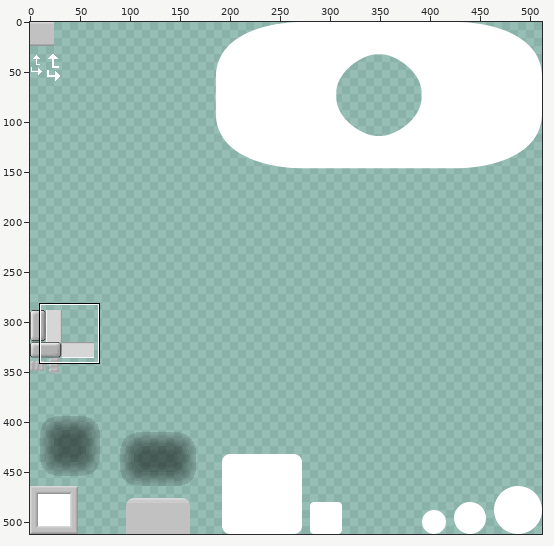
Two states of a sprite sheet, sys/data/desktop/desktopGfx.png. The picture above shows the old version from afar; the outline marks the close-up.
Close-up. Before:
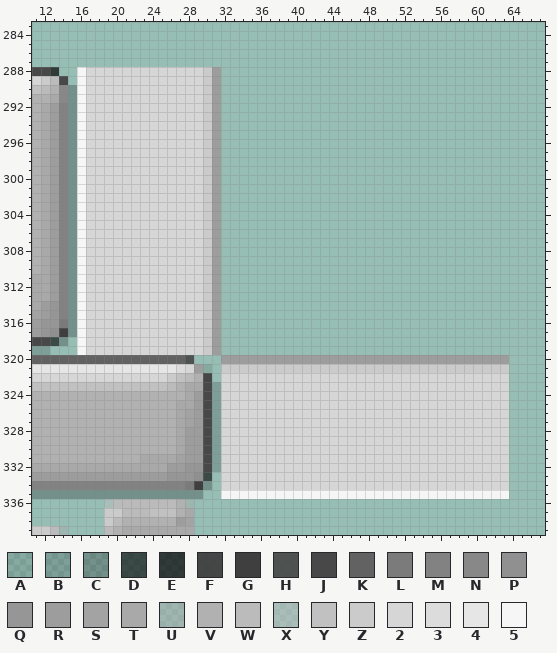
The file is 512x512 pixels. Pixels under 10% opacity are left out. Colours within 5 levels of each other are drawn and written as one. Shown: x 11..67, y 283..339.
Palette (. is transparent): A #0000001c  B #00000029  C #0000003c  D #0303039e  E #080808b8  F #3d3d3deb  G #3f3f3f  H #464646e4  J #484848  K #626262  L #7a7b7a  M #828282  N #888888  P #909090  Q #969696  R #9d9d9d  S #a2a3a2  T #a9a9a9  U #aaaaaa78  V #b1b1b1  W #bbbbbb  X #bfbfbf78  Y #c1c1c1  Z #cbcbcb  2 #d6d6d6  3 #dbdcdb  4 #e6e6e6  5 #f6f6f6
Pixels before (only the part around the change), first column x 11:
283 .........................................................
284 .........................................................
285 .........................................................
286 .........................................................
287 .........................................................
288 JJE..52222222222222ZR....................................
289 2ZWJ.52222222222222ZR....................................
290 YWVNC52222222222222ZR....................................
291 VVTNC52222222222222ZR....................................
292 VTRMC52222222222222ZR....................................
293 VTRMC52222222222222ZR....................................
294 VTRMC52222222222222ZR....................................
295 VTRMC52222222222222ZR....................................
296 VTRMC52222222222222ZR....................................
297 VTRMC52222222222222ZR....................................
298 VTRMC52222222222222ZR....................................
299 VTRMC52222222222222ZR....................................
300 VTRMC52222222222222ZR....................................
301 VTRMC52222222222222ZR....................................
302 VTRMC52222222222222ZR....................................
303 VTRMC52222222222222ZR....................................
304 VTRMC52222222222222ZR....................................
305 VTRMC52222222222222ZR....................................
306 VTRMC52222222222222ZR....................................
307 VTRMC52222222222222ZR....................................
308 VTRMC52222222222222ZR....................................
309 VTRMC52222222222222ZR....................................
310 VTRMC52222222222222ZR....................................
311 TTRMC52222222222222ZR....................................
312 TTRMC52222222222222ZR....................................
313 TTRMC52222222222222ZR....................................
314 TRQMC52222222222222ZR....................................
315 SRQMC52222222222222ZR....................................
316 RQQLC52222222222222ZR....................................
317 RQPGC52222222222222ZR....................................
318 JJDC.52222222222222ZR....................................
319 BB...52222222222222ZR....................................
320 KKKKKKKKKKKKKKKKKH...RRRRRRRRRRRRRRRRRRRRRRRRRRRRRRRR....
321 444444444444444432RA.ZZZZZZZZZZZZZZZZZZZZZZZZZZZZZZZZ....
322 222222222222222ZYWVF.22222222222222222222222222222222....
323 YYYYYYYYYYYYYYYWVTTJB22222222222222222222222222222222....
324 VVVVVVVVVVVVVVVVVTRJB22222222222222222222222222222222....
325 VVVVVVVVVVVVVVVVTTRJB22222222222222222222222222222222....
326 VVVVVVVVVVVVVVVVTSRJB22222222222222222222222222222222....
327 VVVVVVVVVVVVVVVVTSRJB22222222222222222222222222222222....
328 VVVVVVVVVVVVVVVVTRRJB22222222222222222222222222222222....
329 VVVVVVVVVVVVVVVVTRRJB22222222222222222222222222222222....
330 VVVVVVVVVVVVVVVVTRRJB22222222222222222222222222222222....
331 VVVVVVVVVVVVTTTTSRRJB22222222222222222222222222222222....
332 TTTTTTTTTTTTTTTRRQQJB22222222222222222222222222222222....
333 RRRRRRRRRRRRRRRQQQPD.22222222222222222222222222222222....
334 MMMMMMMMMMMMMMMMMLGC.22222222222222222222222222222222....
335 CCCCCCCCCCCCCCCCCCC..55555555555555555555555555555555....
336 ........XWWWWWWWVU.......................................
337 ........ZZWWWYYYVT.......................................
338 ........ZWVVVVVVRS.......................................
339 ZZWU....WVTTTTTTTT.......................................
New version:
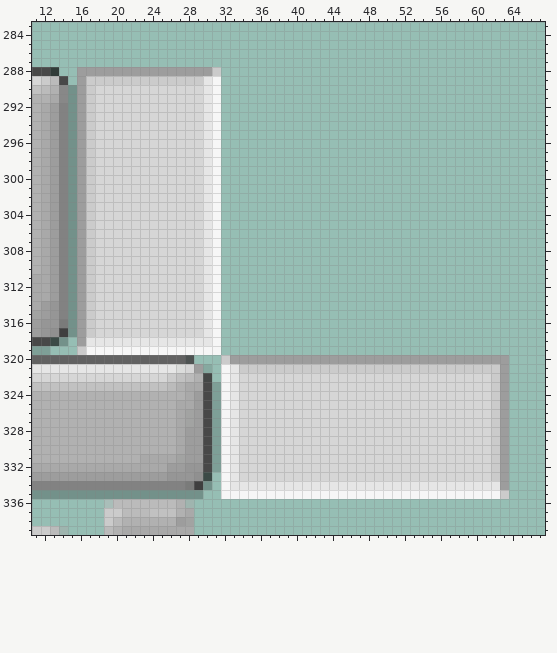
Difference:
Changed rows in their new state; - is an unchanged pixel.
first column x 16:
288 RRRRRRRRRRRRRRRZ--------------------------------
289 RZZZZZZZZZZZZZ45--------------------------------
290 RZ------------45--------------------------------
291 RZ------------45--------------------------------
292 RZ------------45--------------------------------
293 RZ------------45--------------------------------
294 RZ------------45--------------------------------
295 RZ------------45--------------------------------
296 RZ------------45--------------------------------
297 RZ------------45--------------------------------
298 RZ------------45--------------------------------
299 RZ------------45--------------------------------
300 RZ------------45--------------------------------
301 RZ------------45--------------------------------
302 RZ------------45--------------------------------
303 RZ------------45--------------------------------
304 RZ------------45--------------------------------
305 RZ------------45--------------------------------
306 RZ------------45--------------------------------
307 RZ------------45--------------------------------
308 RZ------------45--------------------------------
309 RZ------------45--------------------------------
310 RZ------------45--------------------------------
311 RZ------------45--------------------------------
312 RZ------------45--------------------------------
313 RZ------------45--------------------------------
314 RZ------------45--------------------------------
315 RZ------------45--------------------------------
316 RZ------------45--------------------------------
317 RZ------------45--------------------------------
318 R444444444444445--------------------------------
319 Z555555555555555--------------------------------
320 ----------------Z-------------------------------
321 ----------------54-----------------------------R
322 ----------------54----------------------------ZR
323 ----------------54----------------------------ZR
324 ----------------54----------------------------ZR
325 ----------------54----------------------------ZR
326 ----------------54----------------------------ZR
327 ----------------54----------------------------ZR
328 ----------------54----------------------------ZR
329 ----------------54----------------------------ZR
330 ----------------54----------------------------ZR
331 ----------------54----------------------------ZR
332 ----------------54----------------------------ZR
333 ----------------54----------------------------ZR
334 ----------------5444444444444444444444444444444R
335 -----------------------------------------------Z
Where, in picture pixels (left, top, right, bottom), the same in both close-ups:
changed: (77, 67, 509, 499)
